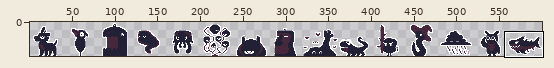
Edited in one commit: pixel-art file (assets/psykiesTexture.aseprite). Above: a wide view before the commit, with the close-up outlined.
Close-up. Old version:
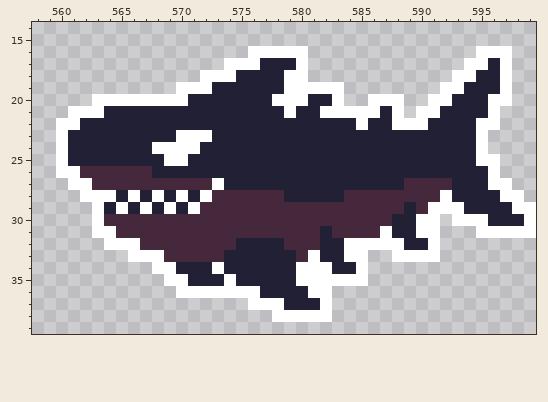
600x40 pixels, 1 frame. Shown: x 558..599, y 14..39. The wide view leaves out empty margins. The commit also changed other parts of the picture, which this record leaves out.
After:
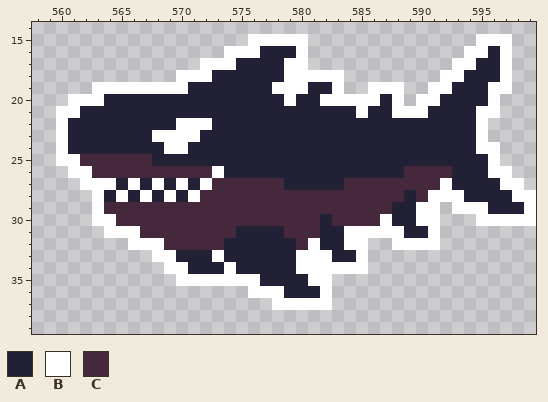
Palette (. is transparent): A #222034  B #ffffff  C #45283c
Edits made:
--- layer "Layer 4"
@@ x 558..599 @@
 14 ..........................................
-15 ..........................................
-16 ..................BBBBB..............BBB..
-17 ................BBBAAAB.............BBAB..
-18 ..............BBBAAAABB............BBAAB..
-19 ............BBBAAAAAABBBBB........BBAAAB..
-20 .....BBBBBBBBAAAAAAABBBAAB..BBB..BBAAABB..
-21 ...BBBAAAAAAAAAAAAAAABAABBBBBAB.BBAAAAB...
-22 ..BBAAAAAAAAAAAAAAAAAAAAAAABAABBBAAAABB...
-23 ..BAAAAAAAAABBBAAAAAAAAAAAAAAAAAAAAAAB....
-24 ..BAAAAAAABBBBAAAAAAAAAAAAAAAAAAAAAAAB....
-25 ..BAAAAAAAABBAAAAAAAAAAAAAAAAAAAAAAAABB...
-26 ..BBCCCCCCAAAAAAAAAAAAAAAAAAAAAAAAAAAAB...
-27 ...BBCCCCCCCCCCBAAAAAAAAAAAAAAACCCCAAABB..
-28 ....BBBABABABABCCCCCCAAAAACCCCCCCCBAAAABB.
-29 .....BABABABABCCCCCCCCCCCCCCCCCACBBBAAAABB
-30 .....BCCCCCCCCCCCCCCCCCCCCCCCCAABB.BBBAAAB
-31 .....BBCCCCCCCCCCCCCCCCCACCCCBAABB...BBBBB
-32 ......BBBCCCCCCCCAAAACCCAABBBBBAAB........
-33 ........BBBCCCCCAAAAAACBAABB..BBBB........
-34 ..........BBAAABAAAAAABBBAAB..............
-35 ...........BBAAABAAAAABBBBBB..............
-36 ............BBBBBBBAAAABB.................
-37 ..................BBBAAAB.................
-38 ....................BBBBB.................
+15 ..................BBBBB..............BBB..
+16 ................BBBAAAB.............BBAB..
+17 ..............BBBAAAABB............BBAAB..
+18 ............BBBAAAAAABBBBB........BBAAAB..
+19 .....BBBBBBBBAAAAAAABBBAAB..BBB..BBAAABB..
+20 ...BBBAAAAAAAAAAAAAAABAABBBBBAB.BBAAAAB...
+21 ..BBAAAAAAAAAAAAAAAAAAAAAAABAABBBAAAABB...
+22 ..BAAAAAAAAABBBAAAAAAAAAAAAAAAAAAAAAAB....
+23 ..BAAAAAAABBBBAAAAAAAAAAAAAAAAAAAAAAAB....
+24 ..BAAAAAAAABBAAAAAAAAAAAAAAAAAAAAAAAABB...
+25 ..BBCCCCCCAAAAAAAAAAAAAAAAAAAAAAAAAAAAB...
+26 ...BBCCCCCCCCCCBAAAAAAAAAAAAAAACCCCAAABB..
+27 ....BBBABABABABCCCCCCAAAAACCCCCCCCBAAAABB.
+28 .....BABABABABCCCCCCCCCCCCCCCCCACBBBAAAABB
+29 .....BCCCCCCCCCCCCCCCCCCCCCCCCAABB.BBBAAAB
+30 .....BBCCCCCCCCCCCCCCCCCACCCCBAABB...BBBBB
+31 ......BBBCCCCCCCCAAAACCCAABBBBBAAB........
+32 ........BBBCCCCCAAAAAACBAABB..BBBB........
+33 ..........BBAAABAAAAAABBBAAB..............
+34 ...........BBAAABAAAAABBBBBB..............
+35 ............BBBBBBBAAAABB.................
+36 ..................BBBAAAB.................
+37 ....................BBBBB.................
+38 ..........................................
 39 ..........................................
Boxes around the changes in both close-ups, in picture pixels (x1, y1, x2, y2):
changed: (56, 34, 536, 322)
